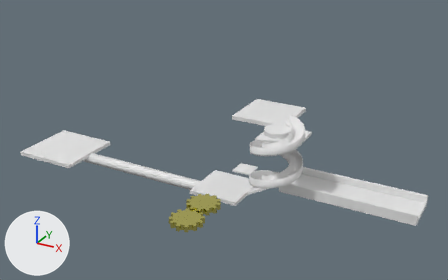
Renders of the glTF model assets/level2.glb from each side of a commit.
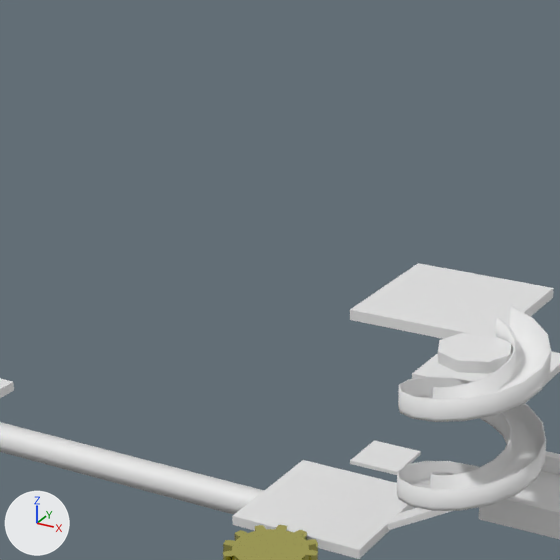
There are two pictures of each version: one whole from a camera (50 mm lens) standing at (45.9, -83.9, 50.5) and looking at (-3.5, 6.1, 5.5), one close up on the part from 24% to 69% of the width and 1% to 74% of the height. The axes (+X, +Y, +Z) are drawn at lower left. The lights are the same throughout. Objects named as collision shapes, trigger or cutter boxes, shadow casters or lower levels of detail are left out. Where no turn or scale is listed for an object, it has been applied to the vertices.

Objects in the first close-up: 'Cube-ab', 'Cube-col', 'Cube-col.001', 'Cube-col.003', 'Cube-col.004', 'Cylinder-ab', 'Gear-ab', 'elevator-ab', 'spiral-col'.
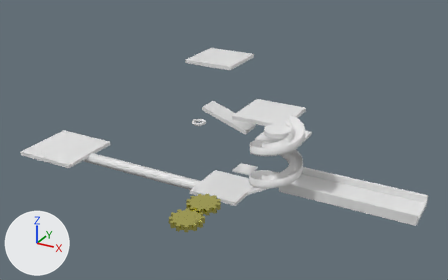
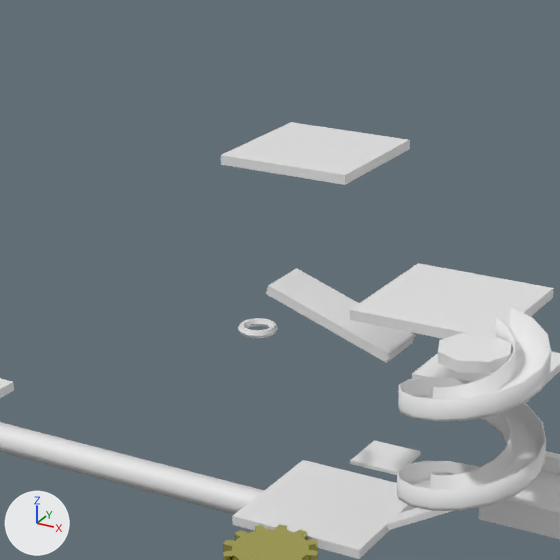
Pixel boxes [x1, y1, x2, y2] of what changed, in the close-ups (560 x 560 px):
'Cube-col.006', added: after [221, 122, 410, 185]
'Cube-col.005', added: after [266, 268, 415, 363]
'Torus', added: after [238, 318, 278, 338]

Edits to the bpy script that builds the scene:
```text
Add me_torus:
    me_torus.from_pydata(...)  # 144 vertices, 288 faces; spans x -1.25..1.25, y -1.25..1.25, z -0.22..0.22
Add me_cube_005:
    me_cube_005.from_pydata([(4.22, 1.71, -1.13), (4.01, 1.71, -1.72), (4.22, -1.71, -1.13), (4.01, -1.71, -1.72), (-4.01, 1.71, 1.72), (-4.22, 1.71, 1.13), (-4.01, -1.71, 1.72), (-4.22, -1.71, 1.13)], [], [(0, 4, 6), (0, 6, 2), (3, 2, 6), (3, 6, 7), (7, 6, 4), (7, 4, 5), (5, 1, 3), (5, 3, 7), (1, 0, 2), (1, 2, 3), (5, 4, 0), (5, 0, 1)])
    me_cube_005.materials.append(mat_material)  # white #e7e7e7
Add ob_cube_col_006:
    ob_cube_col_006 = bpy.data.objects.new('Cube-col.006', me_cube_007.copy())  # the mesh of ob_cube_col_001
    ob_cube_col_006.location = (-5.81, 8.86, 19.64)
Add ob_torus:
    ob_torus = bpy.data.objects.new('Torus', me_torus)
    ob_torus.location = (-5.75, 1.14, 10.27)
Add ob_cube_col_005:
    ob_cube_col_005 = bpy.data.objects.new('Cube-col.005', me_cube_005)
    ob_cube_col_005.location = (0.12, 1.12, 12.32)
```
